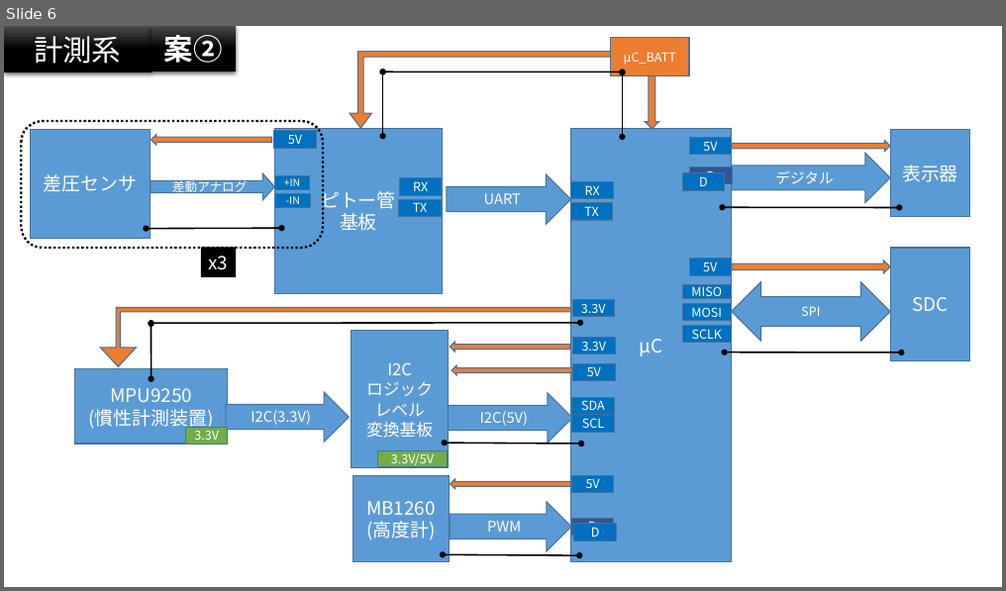
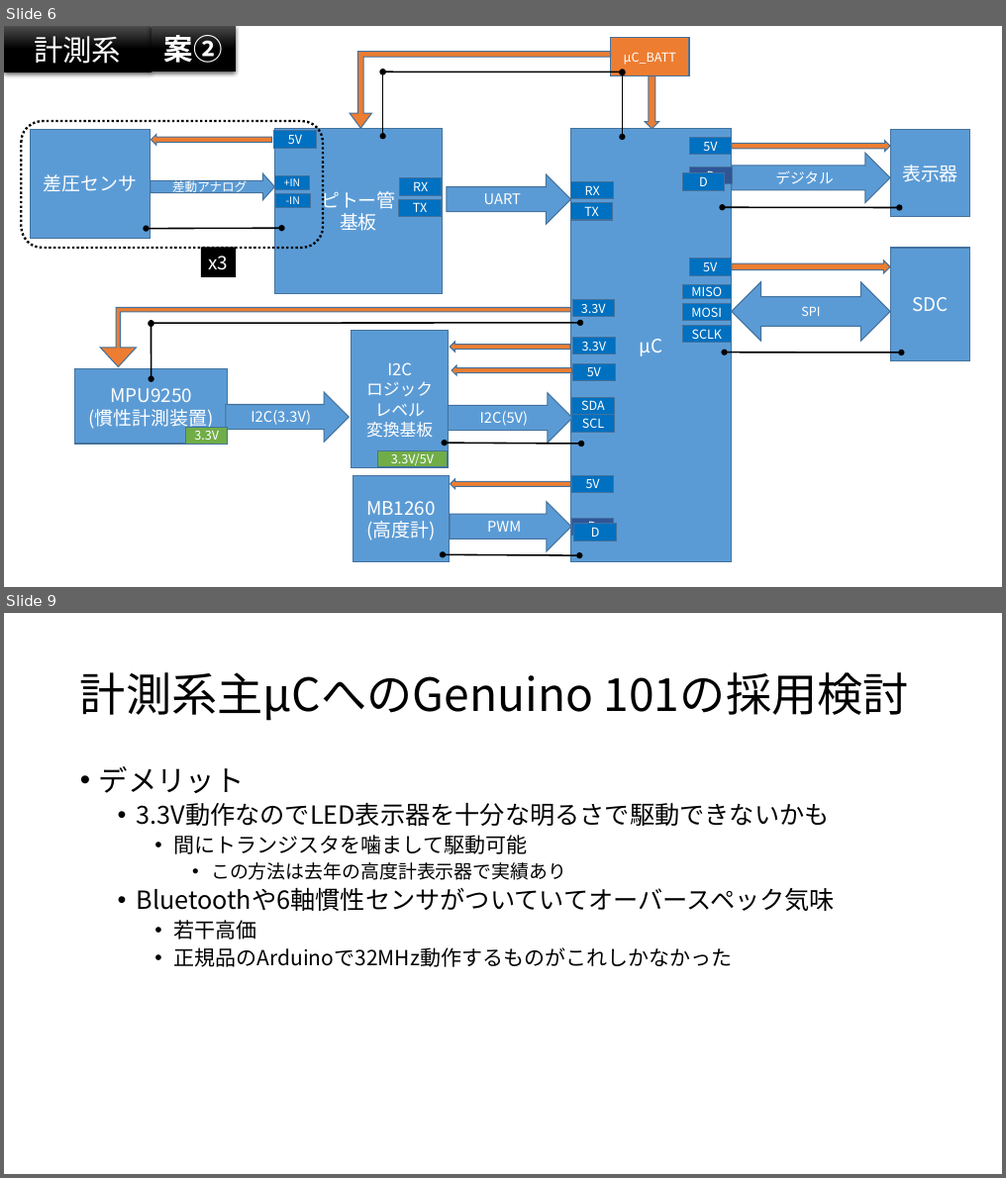
Before and after one commit to TORICA/avio17, a slide deck: 電装全体構成_TORICA_17_LUMINOUS.pptx. Shown one above the other, each under a label of ours: slide 6 before the commit, slides 6 and 9 after it; the slides between them are not shown. The pictures are 1006x591 and 1006x1178 pixels, drawn with LibreOffice and Linux fonts; fonts in the diff are those of the drawing. Boxes give left, top, right and bottom in pixels: in the first picture for what was removed or moved away, otherwise in the second. Text is boxed around its words. In the diff, an @@ line names an element or a change of style, - is before the commit and + after.

```diff
--- a/電装全体構成_TORICA_17_LUMINOUS.pptx
+++ b/電装全体構成_TORICA_17_LUMINOUS.pptx
@@ slide 9 added at bbox=[4, 613, 1002, 1174], background #FFFFFF @@
@@ title added at bbox=[80, 672, 909, 721], 44 pt, text #000000 @@
+計測系主μCへのGenuino 101の採用検討
@@ text added at bbox=[99, 766, 836, 967], 24 pt, text #000000 @@
+• デメリット
+  • 3.3V動作なのでLED表示器を十分な明るさで駆動できないかも
+    • 間にトランジスタを噛まして駆動可能
+      • この方法は去年の高度計表示器で実績あり
+  • Bluetoothや6軸慣性センサがついていてオーバースペック気味
+    • 若干高価
+    • 正規品のArduinoで32MHz動作するものがこれしかなかった
```
Also in this commit, not shown: 1 slide changed, 9 other slides added, 1 slide removed, 1 other file.
